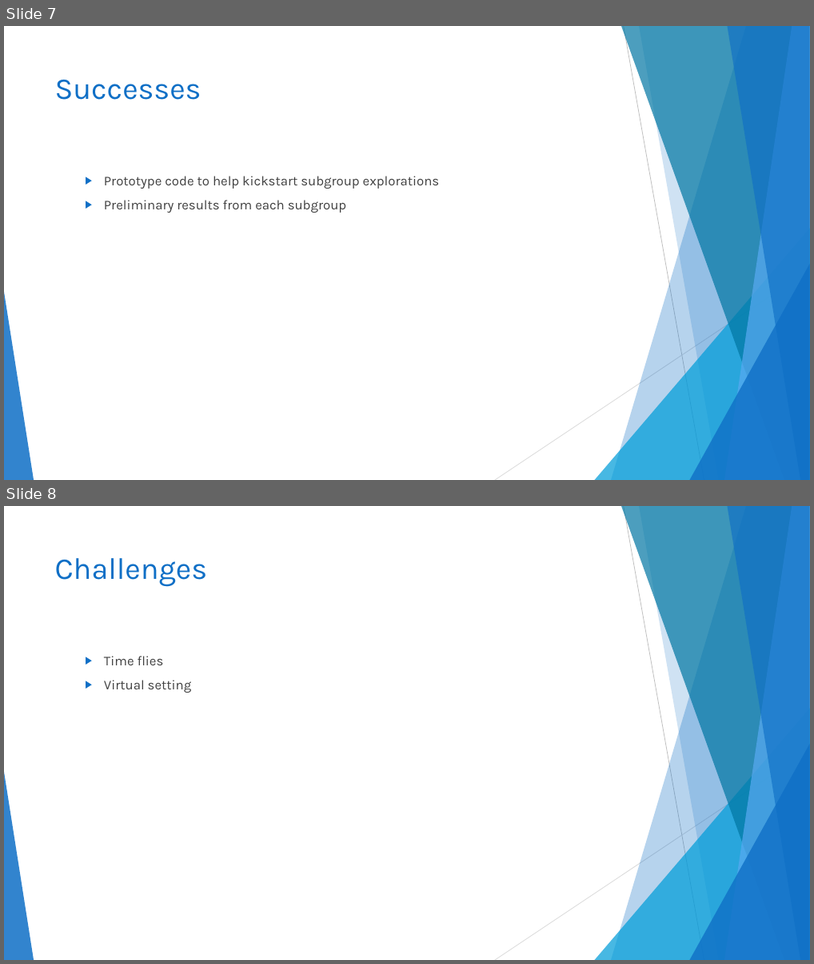
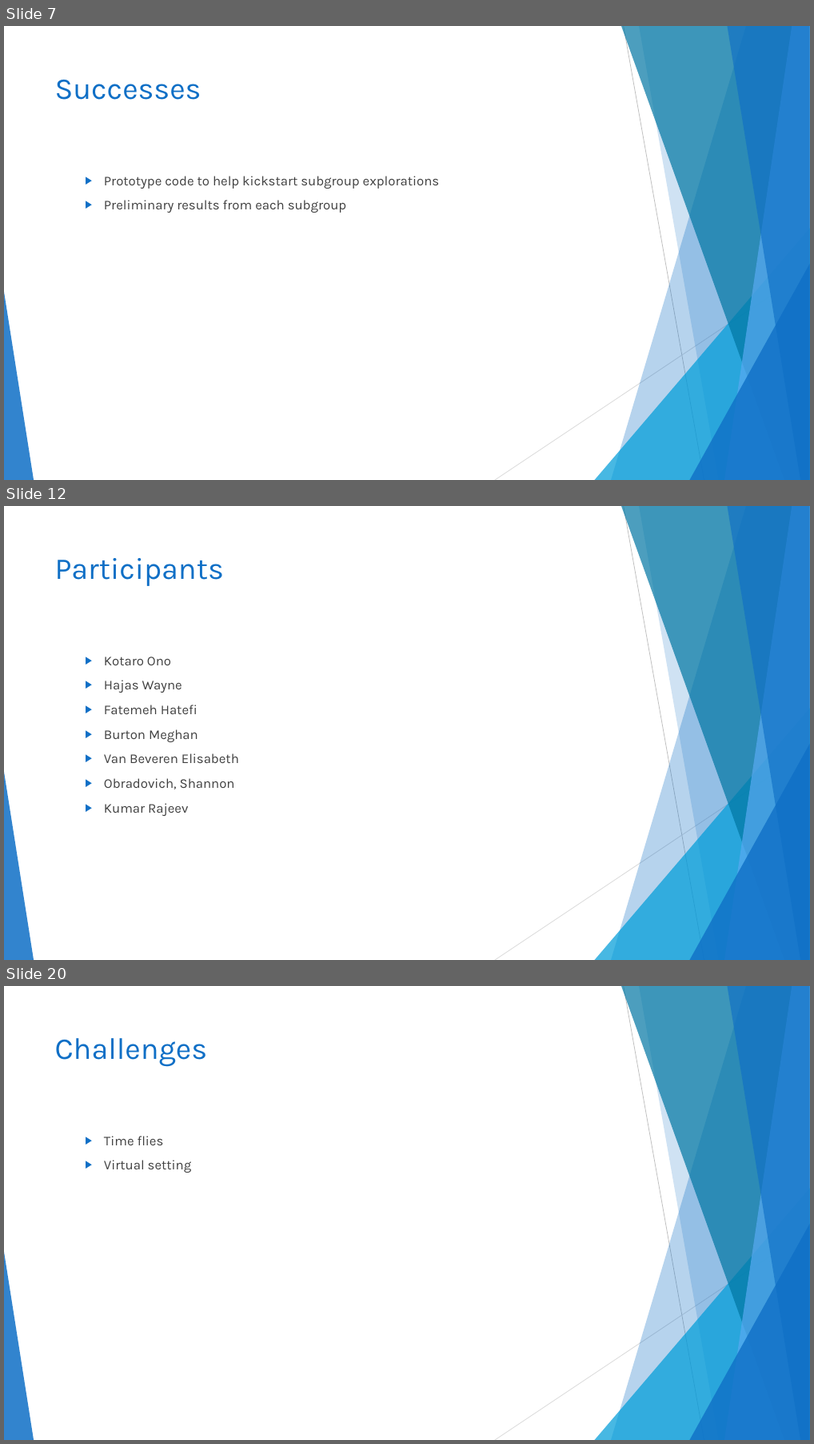
Before and after one commit to TESA-workshops/sim-geostat-survey, a slide deck: report/sim-geostat-survey-report.pptx. Shown one above the other, each under a label of ours: slides 7 and 8 before the commit, slides 7, 12 and 20 after it; the slides between them are not shown. The pictures are 814x964 and 814x1444 pixels, drawn with LibreOffice and Linux fonts; fonts in the diff are those of the drawing. Boxes give left, top, right and bottom in pixels: in the first picture for what was removed or moved away, otherwise in the second. Text is boxed around its words. In the diff, an @@ line names an element or a change of style, - is before the commit and + after.

```diff
--- a/report/sim-geostat-survey-report.pptx
+++ b/report/sim-geostat-survey-report.pptx
@@ slide 12 added at (x1=4, y1=506, x2=810, y2=960), background #FFFFFF; not listed: 10 template elements that a slide beside it also shows @@
@@ title added at (x1=55, y1=558, x2=224, y2=586), 36 pt, text #0F6FC6 @@
+Participants
@@ text added at (x1=104, y1=656, x2=239, y2=816), 16 pt, text #404040 @@
+  ▶ Kotaro Ono
+  ▶ Hajas Wayne
+  ▶ Fatemeh Hatefi
+  ▶ Burton Meghan
+  ▶ Van Beveren Elisabeth
+  ▶ Obradovich, Shannon
+  ▶ Kumar Rajeev
@@ what was slide 8 is now slide 20 @@
```
Also in this commit, not shown: 1 slide changed, 11 other slides added.
